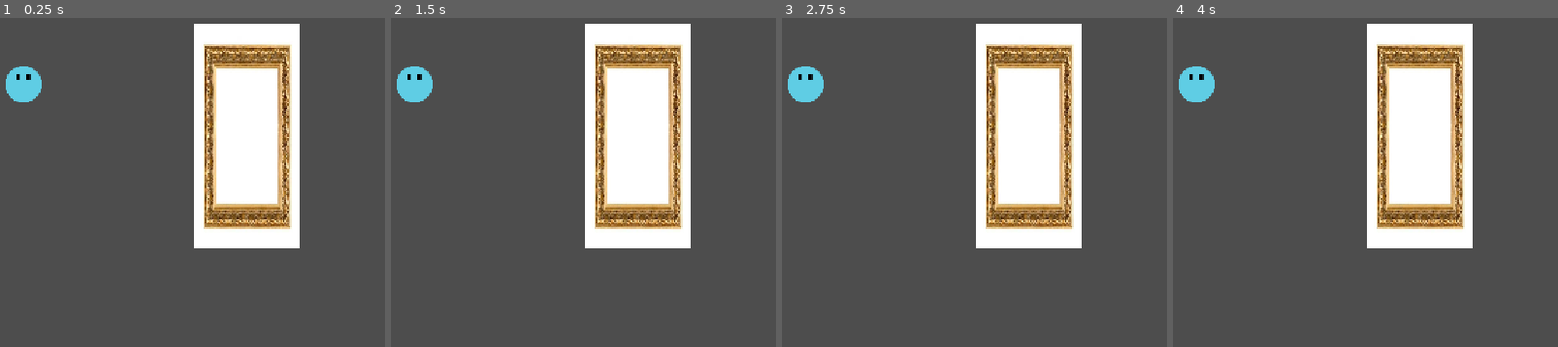
Above: before the commit, frames 1-4 (left to right).
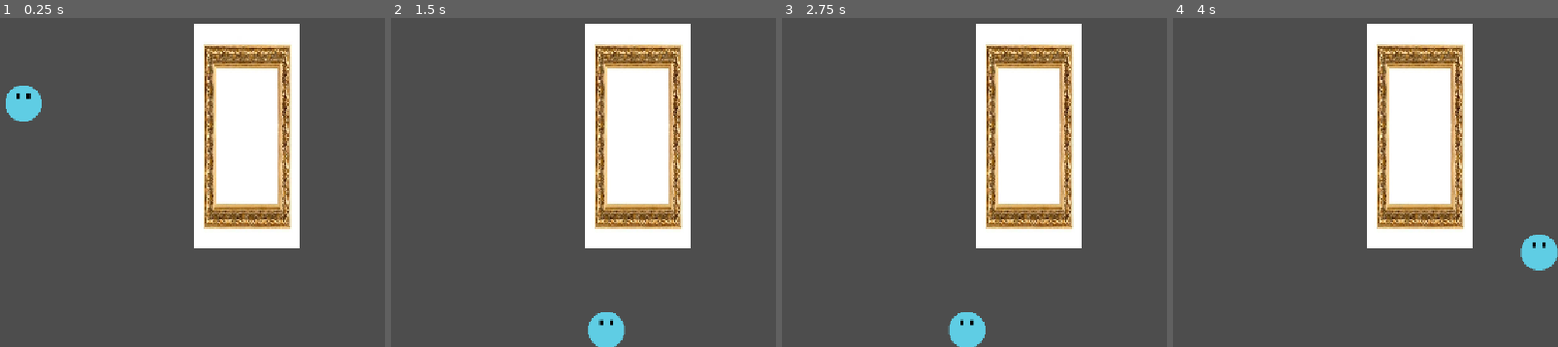
Above: after the commit, the same moments.

Repository: PolyRedd/shiny-fiesta
Game: Godot game, scene res://Scenes/node_2d.tscn
Two runs of this game, one before a commit and one after it. Both use one fixed random seed, a clock stepped at 60 frames per second and the inputs below.
Inputs:
- Up to frame 1 (0.25 s): no input
- Up to frame 2 (1.5 s): tap Enter (ui_accept) at 0.5, 0.77 s; hold Right (ui_right) from 0.53 s (still down)
- Up to frame 3 (2.75 s): tap Enter (ui_accept) at 1.52 s; release Right (ui_right) at 2.03 s; hold Left (ui_left) from 2.03 s (still down)
- Up to frame 4 (4 s): release Left (ui_left) at 2.78 s; hold Right (ui_right) from 2.78 s (still down); tap Enter (ui_accept) at 3.02, 3.77 s

The runs differ from the first frame. In frame 1, 1.1% of the frame differs, in the area x 1-11%, y 14-32%; in frame 2, 1.7%; in frame 3, 1.7%; in frame 4, 1.7%, in the area x 1-100%, y 14-77%.
Error before the commit: Parse Error: Expected ":" after "if" condition. (res://character_body_2d.gd:16)

Commit message:
haha

Diff:
--- a/character_body_2d.gd
+++ b/character_body_2d.gd
@@ -13,7 +13,8 @@
 		else:
 			velocity += get_gravity() * delta
 
-		if is_on_wall() and Input
+
+
 # ERROR line has been deleted by code rot
 	# Handle jump.
 	if Input.is_action_just_pressed("ui_accept") and is_on_floor():
